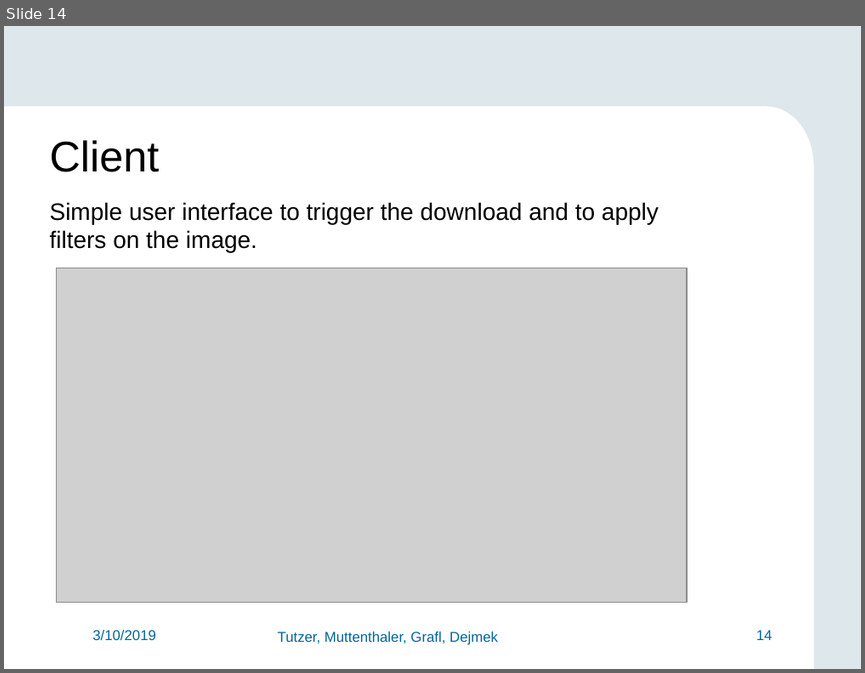
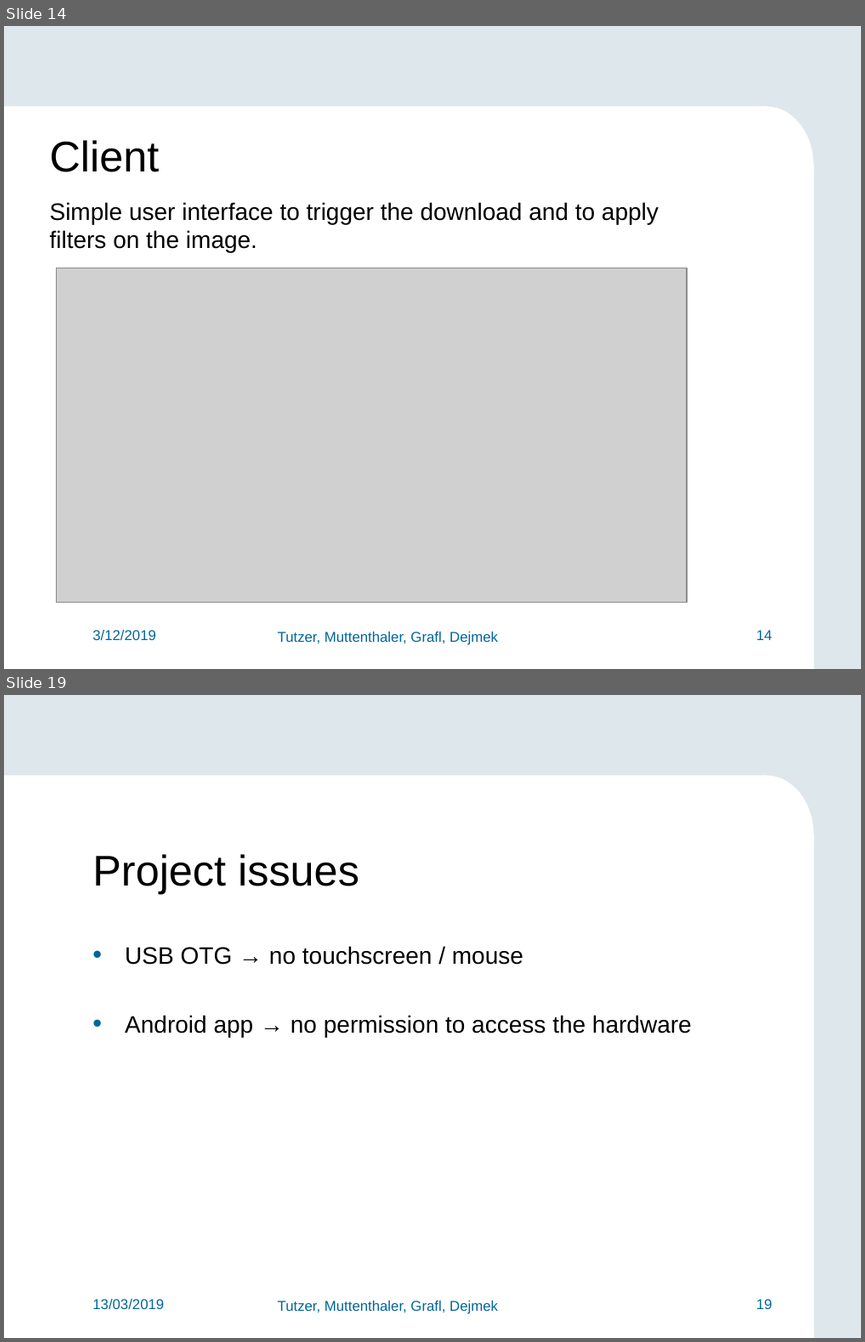
Before and after one commit to FlorianMuttenthaler/SocLabPartialReconfigIot, a slide deck: report/Final_presentation.pptx. Shown one above the other, each under a label of ours: slide 14 before the commit, slides 14 and 19 after it; the slides between them are not shown. The pictures are 865x673 and 865x1342 pixels, drawn with LibreOffice and Linux fonts; fonts in the diff are those of the drawing; grey boxes stand for pictures; background and template pictures are left out. Boxes give left, top, right and bottom in pixels: in the first picture for what was removed or moved away, otherwise in the second. Text is boxed around its words. In the diff, an @@ line names an element or a change of style, - is before the commit and + after.

```diff
--- a/report/Final_presentation.pptx
+++ b/report/Final_presentation.pptx
@@ slide 19 added at (4,695,861,1338), background #DEE7EC; not listed: 5 template elements that a slide beside it also shows @@
@@ text added at (92,854,359,894), 36 pt, text #000000 @@
+Project issues
@@ text added at (125,946,692,1037), 20 pt, text #000000 @@
+• USB OTG → no touchscreen / mouse
+• Android app → no permission to access the hardware
@@ text added at (92,1299,164,1310), 12 pt, text #006699 @@
+13/03/2019
@@ slide 14 changed as well @@
@@ text at (92,630,156,641): text changed @@
-3/10/2019
+3/12/2019
```
Also in this commit, not shown: 16 other slides changed, 6 other slides added, 3 slides removed, 1 other file.
